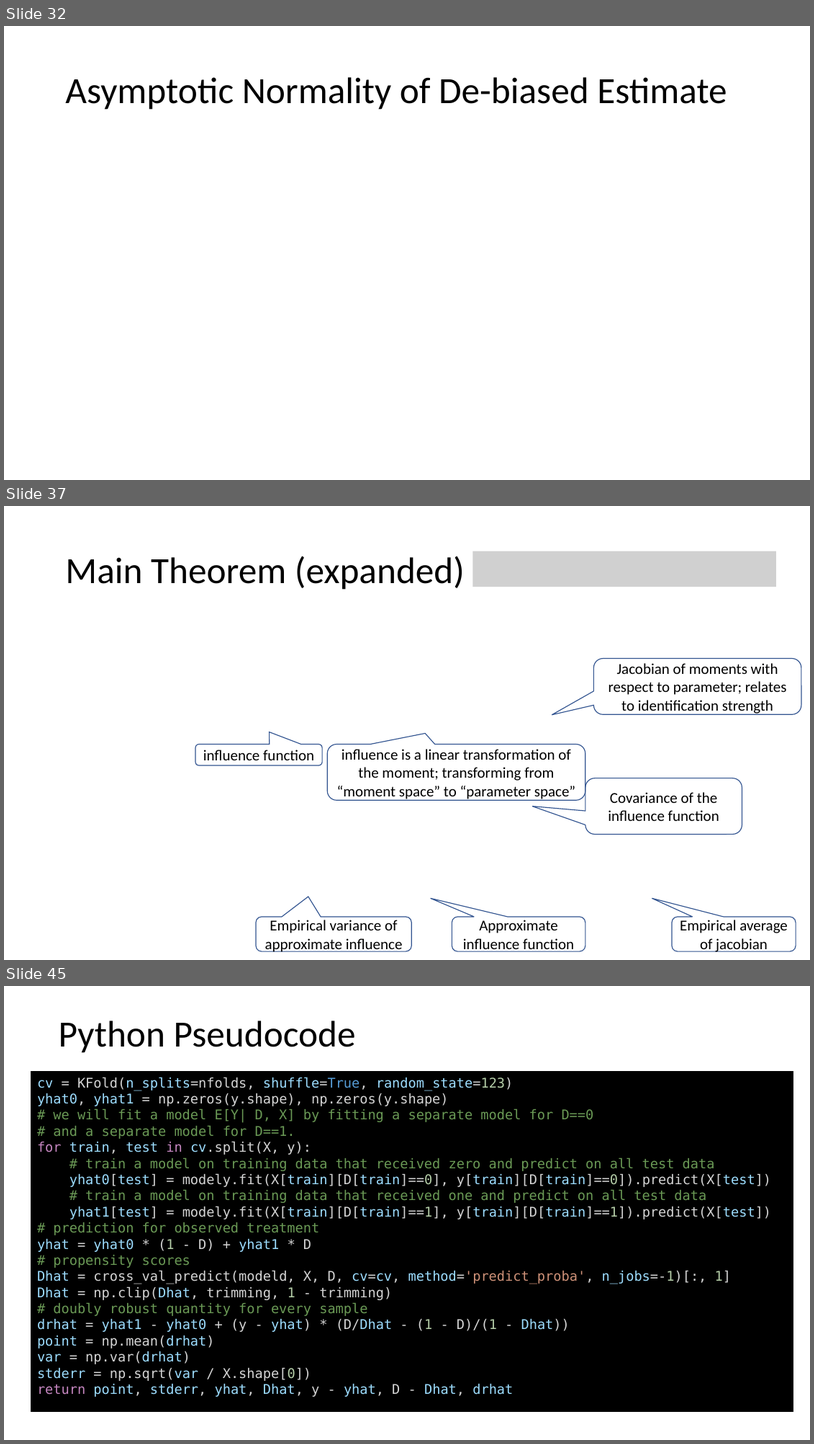
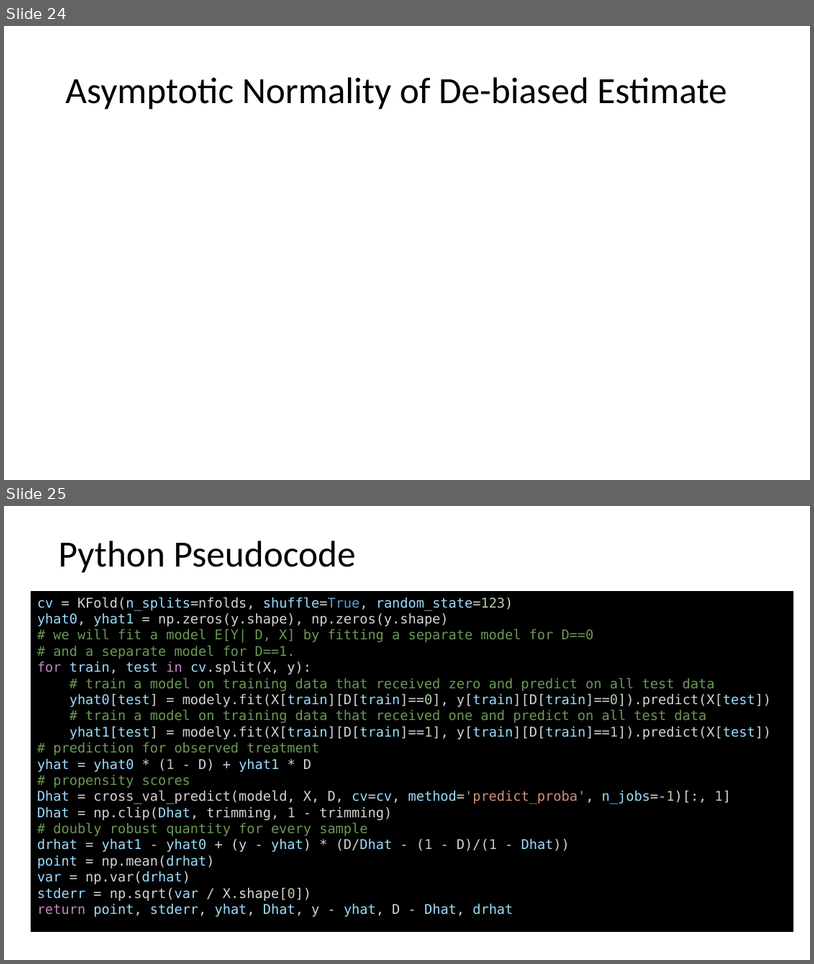
Before and after one commit to stanford-msande228/winter25, a slide deck: assets/presentations/MSANDE228_Lecture13_Inference_with_Modern_NonLinear_Methods.pptx. Shown one above the other, each under a label of ours: slides 32, 37 and 45 before the commit, slides 24 and 25 after it; the slides between them are not shown. The pictures are 814x1444 and 814x964 pixels, drawn with LibreOffice and Linux fonts; fonts in the diff are those of the drawing; grey boxes stand for pictures. Boxes give left, top, right and bottom in pixels: in the first picture for what was removed or moved away, otherwise in the second. Text is boxed around its words. In the diff, an @@ line names an element or a change of style, - is before the commit and + after.

```diff
--- a/assets/presentations/MSANDE228_Lecture13_Inference_with_Modern_NonLinear_Methods.pptx
+++ b/assets/presentations/MSANDE228_Lecture13_Inference_with_Modern_NonLinear_Methods.pptx
@@ slide 37 removed at box(4, 506, 810, 960), background #FFFFFF @@
@@ title removed at box(65, 556, 465, 590) @@
-Main Theorem (expanded)
@@ picture removed at box(473, 551, 777, 587) @@
@@ rounded speech box removed at box(594, 659, 802, 715) @@
-Jacobian of moments with respect to parameter; relates to identification strength
@@ rounded speech box removed at box(196, 744, 323, 765) @@
-influence function
@@ rounded speech box removed at box(328, 744, 586, 800) @@
-influence is a linear transformation of the moment; transforming from “moment space” to “parameter space”
@@ rounded speech box removed at box(586, 778, 743, 834) @@
-Covariance of the influence function
@@ rounded speech box removed at box(256, 917, 412, 951) @@
-Empirical variance of approximate influence
@@ rounded speech box removed at box(453, 917, 586, 951) @@
-Approximate influence function
@@ rounded speech box removed at box(672, 917, 797, 951) @@
-Empirical average of jacobian
@@ what was slide 32 is now slide 24 @@
@@ what was slide 45 is now slide 25 @@
```
Also in this commit, not shown: 7 slides changed, 3 slides added, 28 other slides removed, 1 other file.
